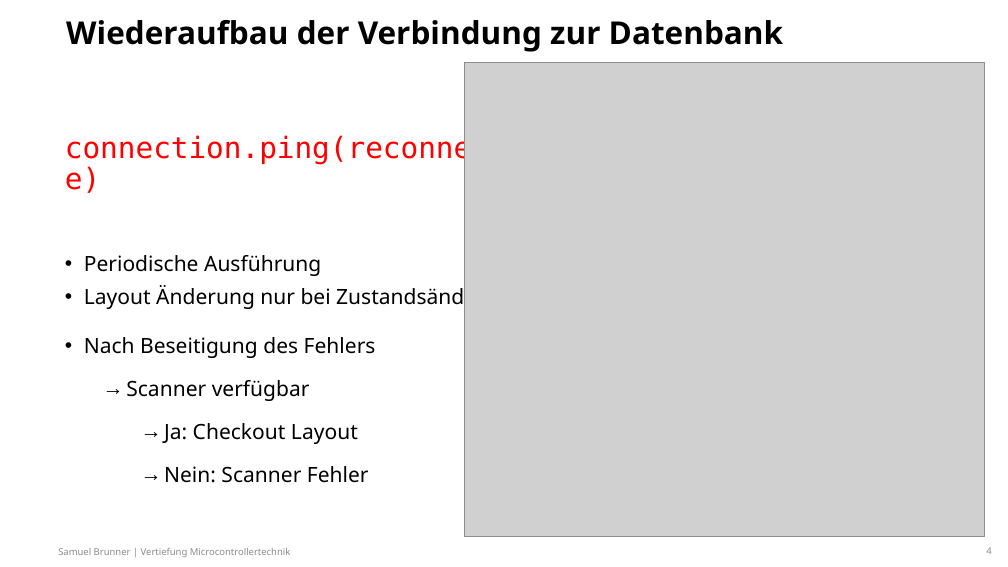
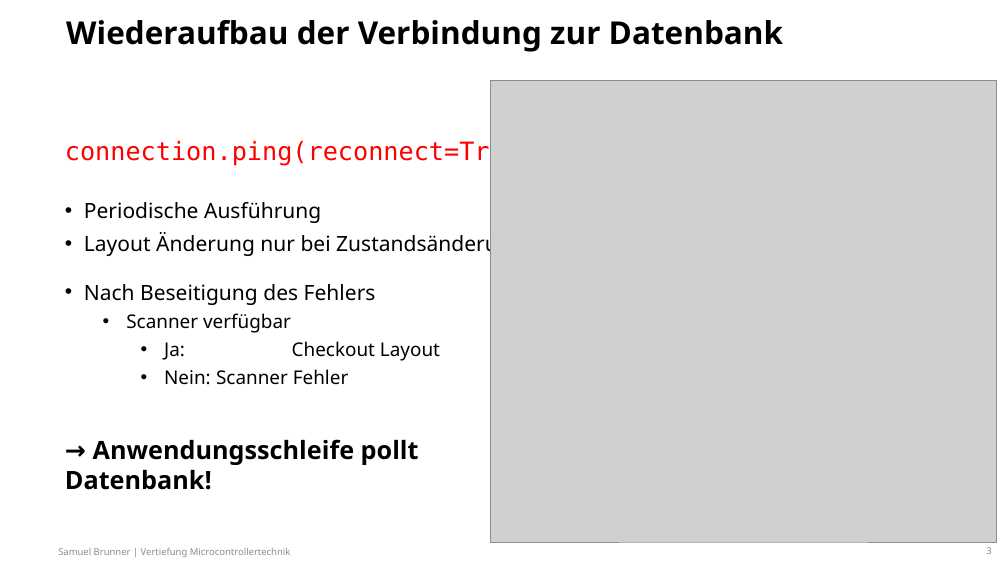
Before and after one commit to Oberfeldwedler/km3003, a slide deck: slide 3 of docs/Präsi/VMC_KM3003.pptx (slide 4 before the commit). Drawn at 1008x567 pixels with LibreOffice and Linux fonts; fonts in the diff are those of the drawing; grey boxes stand for pictures; background and template pictures are left out. Boxes give left, top, right and bottom in pixels: in the first picture for what was removed or moved away, otherwise in the second. Text is boxed around its words. In the diff, an @@ line names an element or a change of style, - is before the commit and + after.

```diff
--- a/docs/Präsi/VMC_KM3003.pptx
+++ b/docs/Präsi/VMC_KM3003.pptx
@@ picture: place and size @@
-picture at (465, 62, 985, 537)
+picture at (491, 80, 996, 542)
@@ text at (65, 139, 535, 385): size 28 to 24 pt in "connection.ping(reconnect=True)"; size 20 to 18 pt in "Scanner verfügbar", "Ja: Checkout Layout", "Nein: Scanner Fehler"; bullet → to •; line spacing 1.5 to 1 @@
@@ text at (65, 439, 419, 490): paragraph added @@
+→ Anwendungsschleife pollt Datenbank!
@@ page number at (986, 547, 991, 554): text changed @@
-4
+3
```
Also in this commit, not shown: 4 other slides changed, 5 other files.
